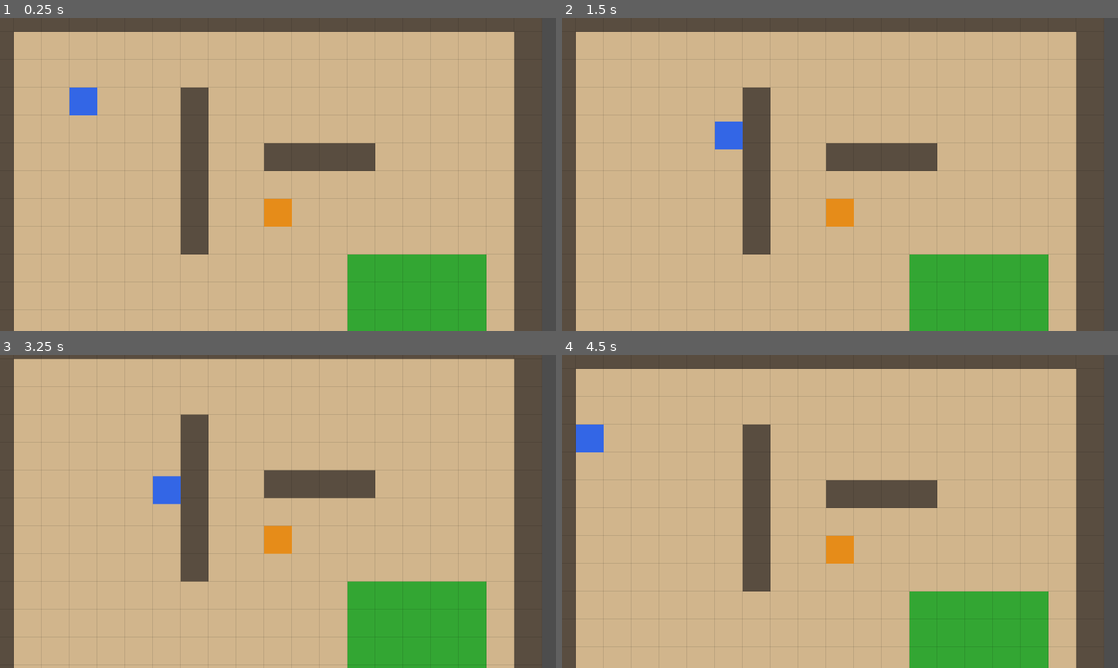
Above: before the commit, frames 1-4 (two rows, left to right).
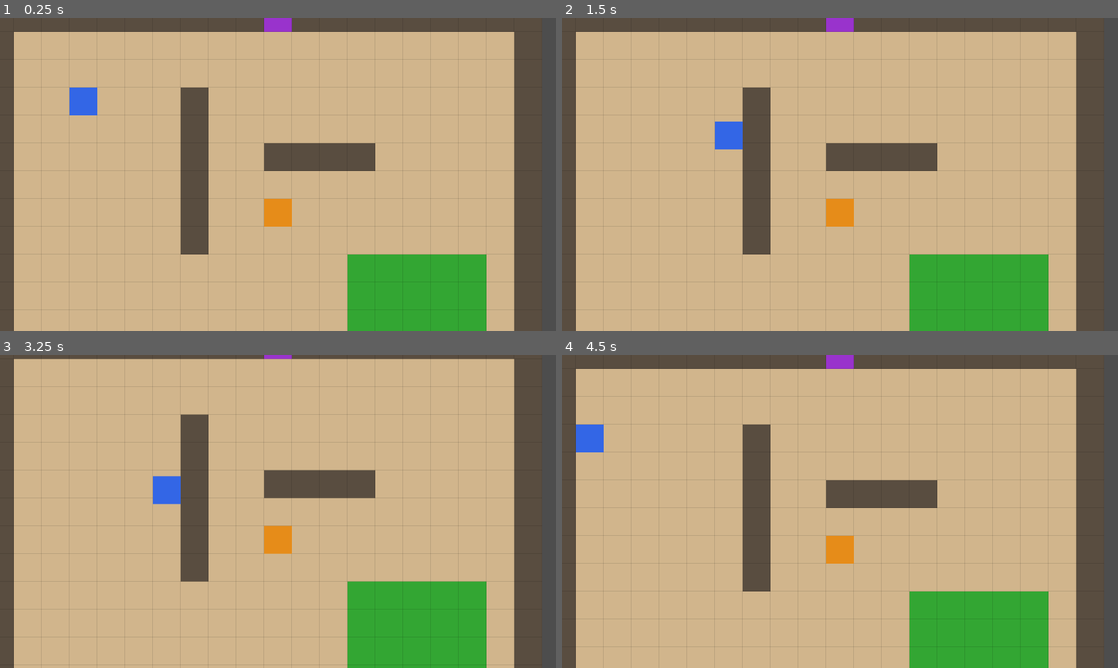
Above: after the commit, the same moments.

Repository: sarveshv9/DailyDex-RPG
Game: Godot game, scene res://scenes/overworld/overworld.tscn
Same seed, same stepped clock (60 frames per second), same inputs: the game is played once before the commit and once after it.
Inputs:
- Up to frame 1 (0.25 s): no input
- Up to frame 2 (1.5 s): tap Enter (ui_accept) at 0.5, 0.77 s; hold D (move_right) 0.53-1.28 s; hold S (move_down) from 1.28 s (still down)
- Up to frame 3 (3.25 s): tap Enter (ui_accept) at 1.52, 3.02 s; release S (move_down) at 2.03 s; hold D (move_right) 2.03-2.78 s; hold W (move_up) from 2.78 s (still down)
- Up to frame 4 (4.5 s): release W (move_up) at 3.53 s; hold A (move_left) from 3.53 s (still down); tap Enter (ui_accept) at 3.77 s

The runs differ from the first frame. In frame 1, 0.2% of the frame differs, in the area x 47-53%, y 0-5%; in frame 2, 0.2%; in frame 3, less than 0.1%; in frame 4, 0.2%.

Commit message:
feat: new area

Diff:
--- /dev/null
+++ b/scenes/overworld/overworld2.tscn
@@ -0,0 +1,13 @@
+[gd_scene load_steps=4 format=3]
+
+[ext_resource type="Script" path="res://scripts/overworld/overworld2.gd" id="1"]
+[ext_resource type="PackedScene" path="res://scenes/overworld/player.tscn" id="2"]
+[ext_resource type="PackedScene" path="res://ui/dialogue_box.tscn" id="3"]
+
+[node name="Overworld2" type="Node2D"]
+script = ExtResource("1")
+
+[node name="Player" parent="." instance=ExtResource("2")]
+position = Vector2(80, 128)
+
+[node name="DialogueBox" parent="." instance=ExtResource("3")]
--- a/scripts/autoloads/game_state.gd
+++ b/scripts/autoloads/game_state.gd
@@ -9,9 +9,9 @@
 var game_flags: Dictionary = {} # General-purpose flags (unused in V1, ready for expansion)
 
 # --- Scene transition state ---
+var current_map_scene: String = "res://scenes/overworld/overworld.tscn"
 var overworld_player_grid_pos: Vector2i = Vector2i(3, 3)
 var wild_creature: CreatureData = null
-var returning_from_battle: bool = false
 
 
 func _ready() -> void:
@@ -68,5 +68,10 @@
 func end_battle(won: bool) -> void:
 	if not won:
 		heal_party()
-	returning_from_battle = true
-	get_tree().change_scene_to_file("res://scenes/overworld/overworld.tscn")
+	get_tree().change_scene_to_file(current_map_scene)
+
+
+func warp_to(scene_path: String, target_pos: Vector2i) -> void:
+	current_map_scene = scene_path
+	overworld_player_grid_pos = target_pos
+	get_tree().change_scene_to_file(scene_path)
--- a/scripts/overworld/overworld.gd
+++ b/scripts/overworld/overworld.gd
@@ -4,7 +4,7 @@
 
 const TILE_SIZE := 16
 
-enum Tile { GROUND, OBSTACLE, GRASS }
+enum Tile { GROUND, OBSTACLE, GRASS, WARP }
 
 ## 2-D array [row][col] of Tile values, generated in _ready.
 var map_data: Array = []
@@ -12,25 +12,28 @@
 ## Grid position of the NPC (used for collision checks).
 var npc_grid_pos: Vector2i = Vector2i(10, 7)
 
+## Warp targets: { Vector2i(x, y): {"scene": path, "pos": Vector2i} }
+var warps: Dictionary = {}
+
 @onready var player: Node2D = $Player
-@onready var npc: Node2D = $NPC
-@onready var dialogue_box: CanvasLayer = $DialogueBox
+@onready var npc: Node2D = get_node_or_null("NPC")
+@onready var dialogue_box: CanvasLayer = get_node_or_null("DialogueBox")
 
 
 func _ready() -> void:
+	GameState.current_map_scene = scene_file_path
 	_generate_map()
 
 	# Place NPC at its grid position
-	npc.position = Vector2(npc_grid_pos.x * TILE_SIZE, npc_grid_pos.y * TILE_SIZE)
+	if npc:
+		npc.position = Vector2(npc_grid_pos.x * TILE_SIZE, npc_grid_pos.y * TILE_SIZE)
 
-	# Restore player position when returning from battle
-	if GameState.returning_from_battle:
-		player.grid_pos = GameState.overworld_player_grid_pos
-		player.position = Vector2(
-			player.grid_pos.x * TILE_SIZE,
-			player.grid_pos.y * TILE_SIZE
-		)
-		GameState.returning_from_battle = false
+	# Always restore player position from GameState
+	player.grid_pos = GameState.overworld_player_grid_pos
+	player.position = Vector2(
+		player.grid_pos.x * TILE_SIZE,
+		player.grid_pos.y * TILE_SIZE
+	)
 
 	# Camera limits — keep within the map
 	var cam: Camera2D = player.get_node("Camera2D")
@@ -41,7 +44,8 @@
 
 	# Wire up signals
 	player.interact_with_npc.connect(_on_player_interact_npc)
-	dialogue_box.dialogue_finished.connect(_on_dialogue_finished)
+	if dialogue_box:
+		dialogue_box.dialogue_finished.connect(_on_dialogue_finished)
 
 	queue_redraw()
 
@@ -74,6 +78,13 @@
 				row.append(Tile.GROUND)
 		map_data.append(row)
 
+	# Add a warp to Map 2 at the top edge
+	map_data[0][10] = Tile.WARP
+	warps[Vector2i(10, 0)] = {
+		"scene": "res://scenes/overworld/overworld2.tscn",
+		"pos": Vector2i(5, 8)
+	}
+
 
 # ---------------------------------------------------------------------------
 # Drawing (colored rectangles — placeholder visuals)
@@ -90,6 +101,8 @@
 					color = Color(0.35, 0.30, 0.25)  # dark brown
 				Tile.GRASS:
 					color = Color(0.20, 0.65, 0.20)  # green
+				Tile.WARP:
+					color = Color(0.60, 0.20, 0.80)  # purple
 			draw_rect(
 				Rect2(x * TILE_SIZE, y * TILE_SIZE, TILE_SIZE, TILE_SIZE),
 				color
@@ -115,7 +128,21 @@
 
 
 func is_npc_at(grid_x: int, grid_y: int) -> bool:
+	if not npc:
+		return false
 	return Vector2i(grid_x, grid_y) == npc_grid_pos
+
+
+func is_warp_tile(grid_x: int, grid_y: int) -> bool:
+	if grid_y < 0 or grid_y >= map_data.size():
+		return false
+	if grid_x < 0 or grid_x >= map_data[grid_y].size():
+		return false
+	return map_data[grid_y][grid_x] == Tile.WARP
+
+
+func get_warp_data(grid_x: int, grid_y: int) -> Dictionary:
+	return warps.get(Vector2i(grid_x, grid_y), {})
 
 
 func is_grass_tile(grid_x: int, grid_y: int) -> bool:
--- /dev/null
+++ b/scripts/overworld/overworld2.gd
@@ -0,0 +1,28 @@
+extends "res://scripts/overworld/overworld.gd"
+## Second map for V2 testing — extends the base overworld to inherit
+## drawing, queries, and initialization logic.
+
+func _generate_map() -> void:
+	var width := 10
+	var height := 10
+	map_data.clear()
+
+	for y in range(height):
+		var row: Array = []
+		for x in range(width):
+			if x == 0 or x == width - 1 or y == 0 or y == height - 1:
+				# Border walls
+				row.append(Tile.OBSTACLE)
+			elif x >= 2 and x <= 7 and y >= 2 and y <= 4:
+				# A small patch of grass
+				row.append(Tile.GRASS)
+			else:
+				row.append(Tile.GROUND)
+		map_data.append(row)
+
+	# Warp back to Map 1 at the bottom edge
+	map_data[9][5] = Tile.WARP
+	warps[Vector2i(5, 9)] = {
+		"scene": "res://scenes/overworld/overworld.tscn",
+		"pos": Vector2i(10, 1) # Put them right below the warp tile on map 1
+	}
--- a/scripts/overworld/player.gd
+++ b/scripts/overworld/player.gd
@@ -65,8 +65,16 @@
 	# Persist position so we can restore it after battle
 	GameState.overworld_player_grid_pos = grid_pos
 
+	var overworld := get_parent()
+
+	# Map transition check
+	if overworld.has_method("is_warp_tile") and overworld.is_warp_tile(grid_pos.x, grid_pos.y):
+		var warp_data: Dictionary = overworld.get_warp_data(grid_pos.x, grid_pos.y)
+		if warp_data.has("scene") and warp_data.has("pos"):
+			GameState.warp_to(warp_data["scene"], warp_data["pos"])
+		return
+
 	# Random encounter check on grass tiles
-	var overworld := get_parent()
 	if overworld.is_grass_tile(grid_pos.x, grid_pos.y):
 		if randf() < ENCOUNTER_CHANCE:
 			_trigger_encounter()
Not shown, added: scripts/overworld/overworld2.gd.uid
